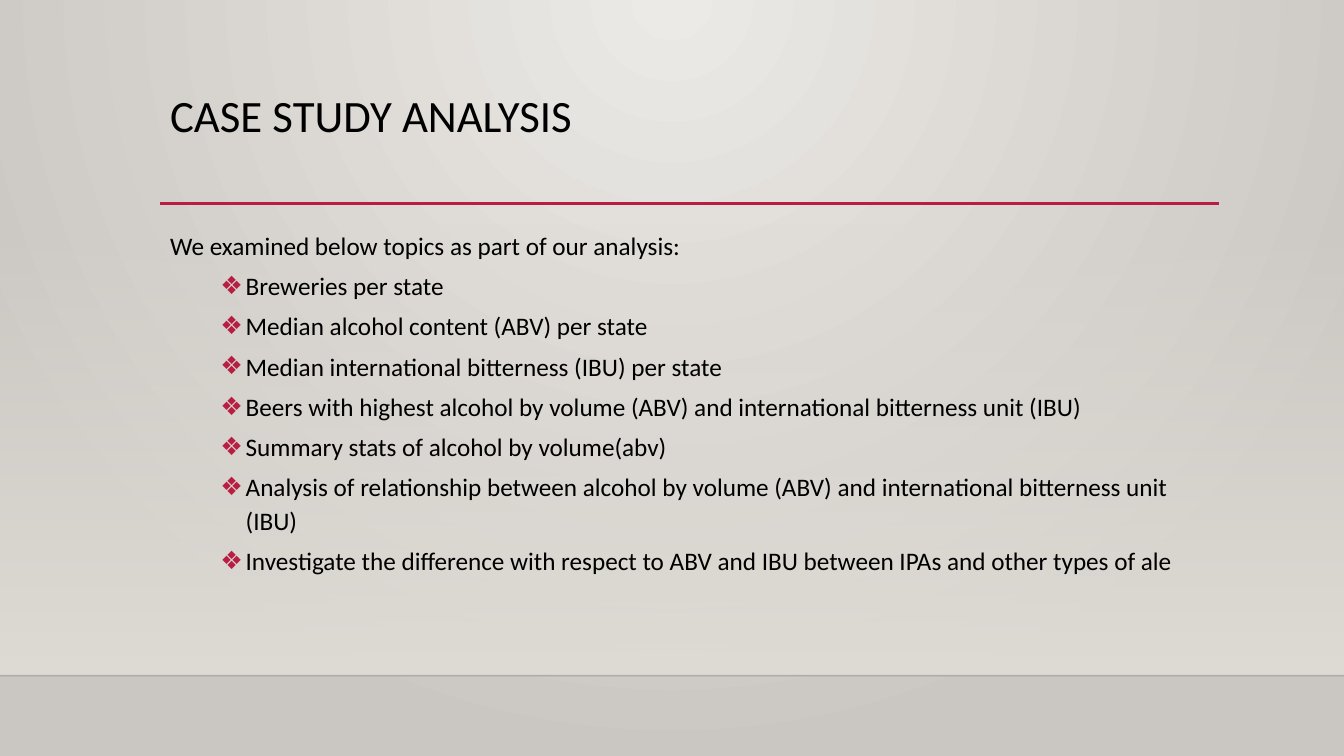
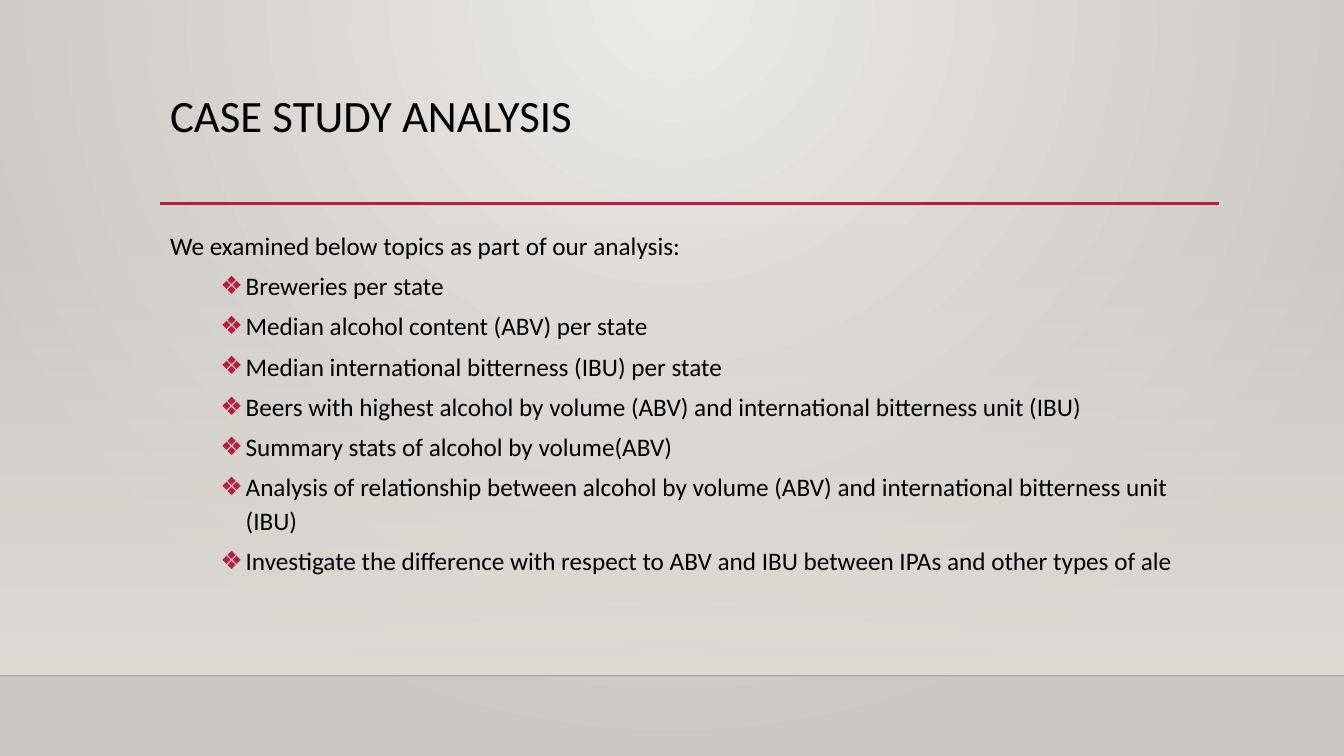
Before and after one commit to Aurian-G/BudweiserBreweryAnalysis, a slide deck: slide 2 of PPT/Case_Study_Analysis_DDS6306.pptx. Drawn at 1344x756 pixels with LibreOffice and Linux fonts; fonts in the diff are those of the drawing; background and template pictures are left out. Boxes give left, top, right and bottom in pixels: in the first picture for what was removed or moved away, otherwise in the second. Text is boxed around its words. In the diff, an @@ line names an element or a change of style, - is before the commit and + after.

```diff
--- a/PPT/Case_Study_Analysis_DDS6306.pptx
+++ b/PPT/Case_Study_Analysis_DDS6306.pptx
@@ text at [246,437,673,460]: text changed @@
-  ❖ Summary stats of alcohol by volume(abv)
+  ❖ Summary stats of alcohol by volume(ABV)
```
Also in this commit, not shown: 1 other slide changed, 1 other file.
